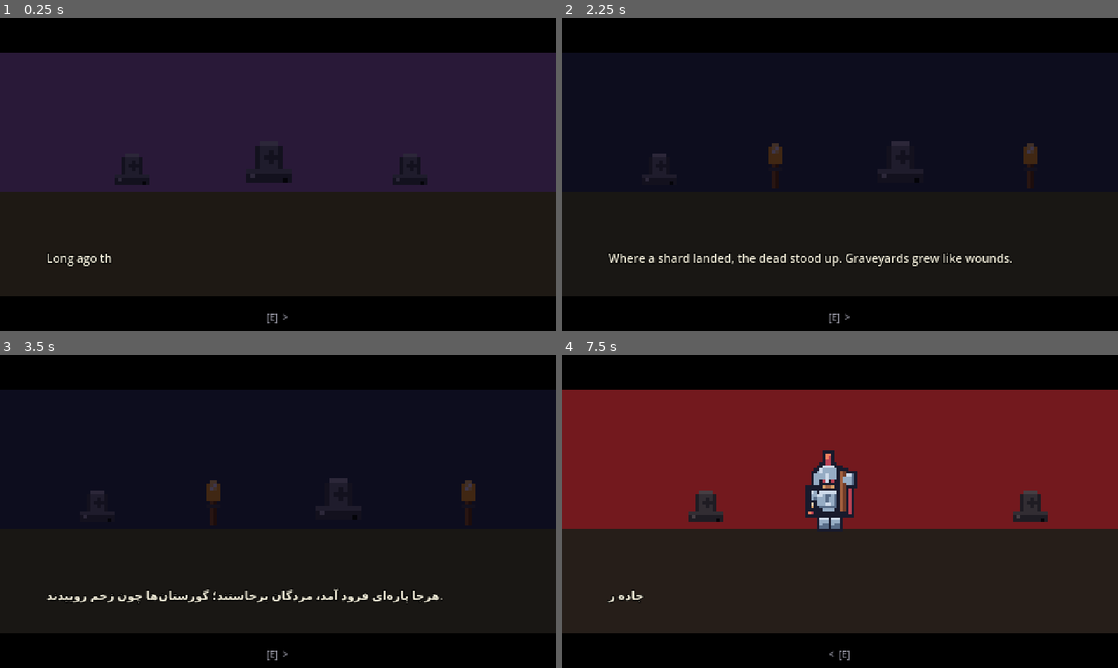
Above: before the commit, frames 1-4 (two rows, left to right).
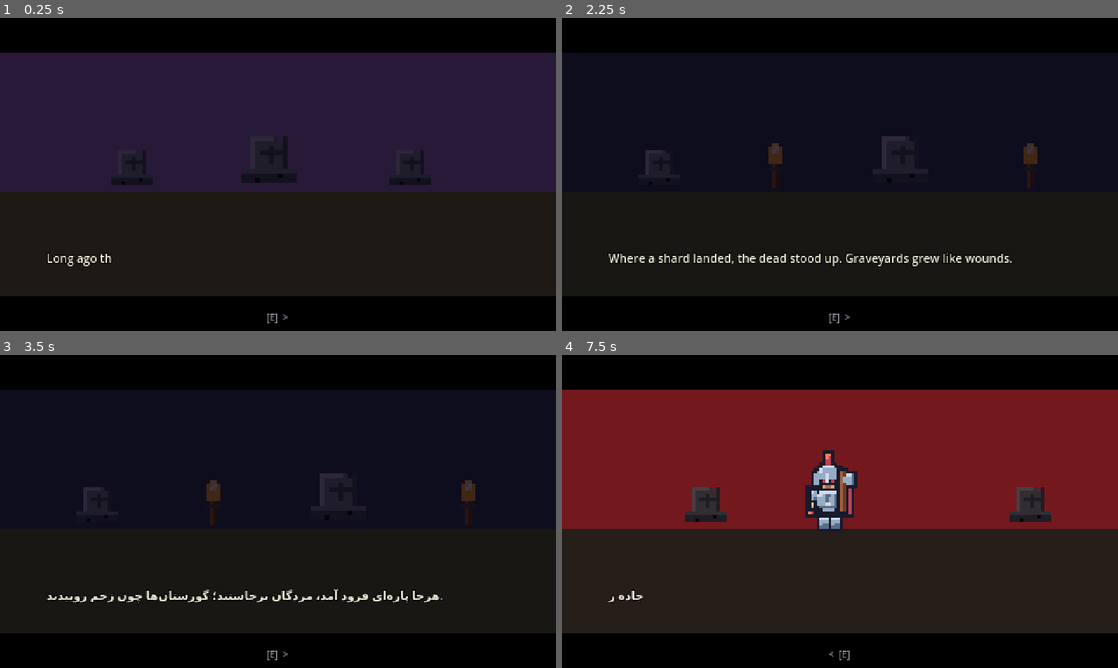
Above: after the commit, the same moments.

Repository: amirrezahadipoor/2D-RPG
Game: Godot game, scene res://scenes/main.tscn
The game is run twice, just before and just after one commit, with the same random seed, the same clock (stepped at 60 frames per second) and the same inputs.
Inputs:
- Up to frame 1 (0.25 s): no input
- Up to frame 2 (2.25 s): hold D (move_right) 0.53-1.28 s; hold J (attack) 0.53-1.28 s; tap Enter at 1.25 s; hold S (move_down) 1.28-2.03 s; tap K (dodge) at 1.35 s; tap Space at 2 s; hold D (move_right) from 2.03 s (still down); hold E (interact) from 2.03 s (still down)
- Up to frame 3 (3.5 s): tap Enter at 2.75 s; release D (move_right) at 2.78 s; release E (interact) at 2.78 s; hold W (move_up) from 2.78 s (still down); tap L (locale) at 2.85 s
- Up to frame 4 (7.5 s): tap Space at 3.5 s; release W (move_up) at 3.53 s; hold U (quests) 3.53-4.28 s; hold A (move_left) 3.53-5.03 s; tap T (talents) at 4.35 s; hold S (move_down) 5.03-5.78 s; tap H (use_potion) at 5.1 s; tap Enter at 5.75 s; hold D (move_right) 5.78-6.53 s; tap J (attack) at 5.85 s; hold W (move_up) 6.53-7.28 s; hold K (dodge) 6.53-7.28 s; hold D (move_right) from 7.28 s (still down); tap E (interact) at 7.35 s

The runs differ from the first frame. In frame 1, 0.3% of the frame differs, in the area x 20-78%, y 37-54%; in frame 2, 0.2%; in frame 3, 0.2%; in frame 4, 0.4%, in the area x 22-88%, y 42-54%.

Commit message:
beauty: real lighting + living air (ambient particles)
- fx/glow.png radial falloff generated by tools/gen_assets.py.
- Hero carries a warm PointLight2D lantern: sleeps by day, wakes at night,
  blood moons and caves (cozy pool of light, not a floodlight).
- Settlement torches become flickering lights after dusk; graveyards get
  cursed green wisp glows.
- AmbientFX: biome particles around the camera - snowfall, desert dust,
  night fireflies, graveyard wisps, cave motes.
- Deeper night tint (0.5 alpha) so nights read as nights.
- Tombstone art redrawn: tall grey headstone with lit edge, carved cross and
  mossy mound (the old one read as a red cross at distance).

Diff:
--- a/src/entities/hero.gd
+++ b/src/entities/hero.gd
@@ -25,6 +25,7 @@
 
 var doll: PaperDoll
 var cam: Camera2D
+var lantern: PointLight2D
 
 var facing := "down"
 var act: Act = Act.NONE
@@ -48,6 +49,14 @@
 	doll.gear_changed.connect(_on_gear_changed)
 	add_child(doll)
 	Inventory.equipment_changed.connect(_refresh_stats)
+
+	# a warm lantern that wakes up at night and underground
+	lantern = PointLight2D.new()
+	lantern.texture = load("res://assets/sprites/fx/glow.png")
+	lantern.color = Color(1.0, 0.82, 0.55)
+	lantern.scale = Vector2(2.1, 2.1)
+	lantern.energy = 0.0
+	add_child(lantern)
 
 	cam = Camera2D.new()
 	cam.position_smoothing_enabled = true
@@ -104,6 +113,7 @@
 
 	move_and_slide()
 	_animate(delta, input)
+	_update_lantern(delta)
 
 ## Any full-screen UI (inventory, journal, talents, dialogue) freezes play.
 func _modal_open() -> bool:
@@ -111,6 +121,21 @@
 		if ui.visible:
 			return true
 	return false
+
+## Light follows time of day and depth: dark nights, dark caves, dungeons.
+func _update_lantern(delta: float) -> void:
+	var target := 0.0
+	if Game.is_blood_moon():
+		target = 0.7
+	elif Game.is_night():
+		target = 0.6
+	var biome := ""
+	var world_node := get_parent()
+	while world_node != null and not (world_node is Overworld) and not (world_node.has_method("is_dungeon") if world_node.has_method("has_method") else false):
+		world_node = world_node.get_parent()
+	if world_node != null and world_node.has_method("ambient_light_need"):
+		target = maxf(target, world_node.ambient_light_need())
+	lantern.energy = lerpf(lantern.energy, target, 6.0 * delta)
 
 func _update_facing(input: Vector2) -> void:
 	if absf(input.x) > absf(input.y):
--- /dev/null
+++ b/src/fx/ambient.gd
@@ -0,0 +1,90 @@
+# Living air: biome-specific ambient particles (snowfall, fireflies at night,
+# desert dust, graveyard wisps, cave motes) drifting around the camera view.
+class_name AmbientFX
+extends Node2D
+
+const COUNT := 26
+
+var world: Overworld
+var _bits: Array = []      # {rect, pos, vel, phase}
+var _kind := ""
+var _hero: Node2D = null
+
+func _ready() -> void:
+	for i in COUNT:
+		var r := ColorRect.new()
+		r.size = Vector2(1, 1)
+		r.mouse_filter = Control.MOUSE_FILTER_IGNORE
+		add_child(r)
+		_bits.append({"rect": r, "pos": Vector2.ZERO, "vel": Vector2.ZERO,
+			"phase": randf() * TAU})
+
+func _process(delta: float) -> void:
+	if world == null or world.hero == null:
+		return
+	_hero = world.hero
+	var biome := world.biome_at(_hero.global_position)
+	var kind := _kind_for(biome)
+	if kind != _kind:
+		_kind = kind
+		_scatter_all()
+	if _kind == "":
+		for b in _bits:
+			b["rect"].visible = false
+		return
+
+	var view := _view_rect()
+	for b in _bits:
+		b["phase"] += delta
+		var p: Vector2 = b["pos"]
+		match _kind:
+			"snow":
+				p += Vector2(sin(b["phase"] * 1.7) * 6.0, 26.0) * delta
+			"dust":
+				p += Vector2(18.0, sin(b["phase"] * 1.3) * 4.0) * delta
+			"flies":
+				p += Vector2(cos(b["phase"] * 0.9), sin(b["phase"] * 1.1)) * 9.0 * delta
+			"wisps":
+				p += Vector2(sin(b["phase"] * 0.7) * 5.0, -12.0) * delta
+			"motes":
+				p += Vector2(sin(b["phase"] * 0.5), cos(b["phase"] * 0.4)) * 3.0 * delta
+		if not view.grow(4).has_point(p):
+			p = _random_in(view)
+		b["pos"] = p
+		var r: ColorRect = b["rect"]
+		r.global_position = p
+		r.visible = true
+		r.color = _color_for(b)
+
+func _view_rect() -> Rect2:
+	var c := _hero.global_position
+	return Rect2(c - Vector2(130, 74), Vector2(260, 148))
+
+func _random_in(view: Rect2) -> Vector2:
+	return view.position + Vector2(randf() * view.size.x, randf() * view.size.y)
+
+func _scatter_all() -> void:
+	var view := _view_rect()
+	for b in _bits:
+		b["pos"] = _random_in(view)
+		b["phase"] = randf() * TAU
+
+func _kind_for(biome: String) -> String:
+	match biome:
+		"snow": return "snow"
+		"desert": return "dust"
+		"graveyard": return "wisps"
+		"caves": return "motes"
+		"forest", "swamp", "village", "town":
+			return "flies" if Game.is_night() else ""
+	return ""
+
+func _color_for(b: Dictionary) -> Color:
+	var tw := 0.5 + 0.5 * sin(b["phase"] * 3.0)
+	match _kind:
+		"snow": return Color(1, 1, 1, 0.75)
+		"dust": return Color(0.9, 0.75, 0.5, 0.35)
+		"flies": return Color(1.0, 0.9, 0.3, 0.25 + 0.6 * tw)
+		"wisps": return Color(0.45, 1.0, 0.55, 0.2 + 0.45 * tw)
+		"motes": return Color(0.8, 0.8, 0.9, 0.25)
+	return Color(1, 1, 1, 0.3)
--- a/src/ui/hud.gd
+++ b/src/ui/hud.gd
@@ -184,7 +184,7 @@
 			night_amount = 1.0
 		elif h < 8.0:
 			night_amount = clampf((8.0 - h) / 2.0, 0.0, 1.0)
-		_night.modulate.a = night_amount * 0.38
+		_night.modulate.a = night_amount * 0.5
 		_night.color = Color(0.45, 0.05, 0.08) if Game.is_blood_moon() else Color(0.05, 0.07, 0.2)
 
 func _connect() -> void:
--- a/src/world/world.gd
+++ b/src/world/world.gd
@@ -24,6 +24,8 @@
 
 var settlements: Array = []   # {type, rect: Rect2i, plaza: Vector2i, index}
 var npcs: Array = []
+var ambient: AmbientFX
+var _lights: Array = []       # PointLight2D torches / wisps
 
 var _biome_grid: PackedStringArray = PackedStringArray()
 var _road_grid: PackedByteArray = PackedByteArray()
@@ -46,6 +48,11 @@
 	_spawn_spawner()
 	_spawn_npcs()
 	_place_chests()
+	_place_lights()
+	ambient = AmbientFX.new()
+	ambient.name = "Ambient"
+	add_child(ambient)
+	ambient.world = self
 	Juice.register_camera(hero.cam)
 	Juice.register_world(actors)
 	print("[World] seed=%d size=%dx%d settlements=%d" % [world_seed, WORLD_W, WORLD_H, settlements.size()])
@@ -426,7 +433,53 @@
 		chest.global_position = pos
 		placed += 1
 
-func _process(_delta: float) -> void:
+## How much the hero's lantern is needed here (caves are dark).
+func ambient_light_need() -> float:
+	var b := biome_at(hero.global_position) if hero else ""
+	return 0.8 if b == "caves" else 0.0
+
+func _place_lights() -> void:
+	var glow := load("res://assets/sprites/fx/glow.png")
+	for st in settlements:
+		var plaza: Vector2i = st["plaza"]
+		for off in [Vector2(2, 0), Vector2(-2, 0), Vector2(1 - st["rect"].size.x / 2, st["rect"].size.y - 1)]:
+			var light := PointLight2D.new()
+			light.texture = glow
+			light.color = Color(1.0, 0.75, 0.4)
+			light.scale = Vector2(2.6, 2.6)
+			light.energy = 0.0
+			add_child(light)
+			light.global_position = Vector2((plaza.x + off.x) * TILE + 8, (plaza.y + off.y) * TILE + 4)
+			_lights.append({"light": light, "kind": "torch", "phase": randf() * TAU})
+	# cursed green glows over a few graveyard clusters
+	var rng := RandomNumberGenerator.new()
+	rng.seed = world_seed ^ 0xA115
+	var placed := 0
+	var tries := 0
+	while placed < 8 and tries < 600:
+		tries += 1
+		var t := Vector2i(rng.randi_range(4, WORLD_W - 5), rng.randi_range(4, WORLD_H - 5))
+		var pos := Vector2(t.x * TILE + 8.0, t.y * TILE + 8.0)
+		if biome_at(pos) != "graveyard":
+			continue
+		var light := PointLight2D.new()
+		light.texture = glow
+		light.color = Color(0.4, 1.0, 0.55)
+		light.scale = Vector2(1.8, 1.8)
+		light.energy = 0.0
+		add_child(light)
+		light.global_position = pos
+		_lights.append({"light": light, "kind": "wisp", "phase": randf() * TAU})
+		placed += 1
+
+func _process(delta: float) -> void:
+	for entry in _lights:
+		var light: PointLight2D = entry["light"]
+		entry["phase"] += delta
+		if entry["kind"] == "torch":
+			light.energy = 0.9 + 0.12 * sin(entry["phase"] * 9.0) if Game.is_night() else 0.0
+		else:
+			light.energy = (0.3 + 0.2 * sin(entry["phase"] * 2.2)) if Game.is_night() else 0.12
 	if hero == null:
 		return
 	var b := biome_at(hero.global_position)
Binary file added: assets/sprites/fx/glow.png
Not shown, added: assets/sprites/fx/glow.png.import
Binary file changed: assets/sprites/tiles/props.png
Not shown, changed: tools/gen_assets.py
